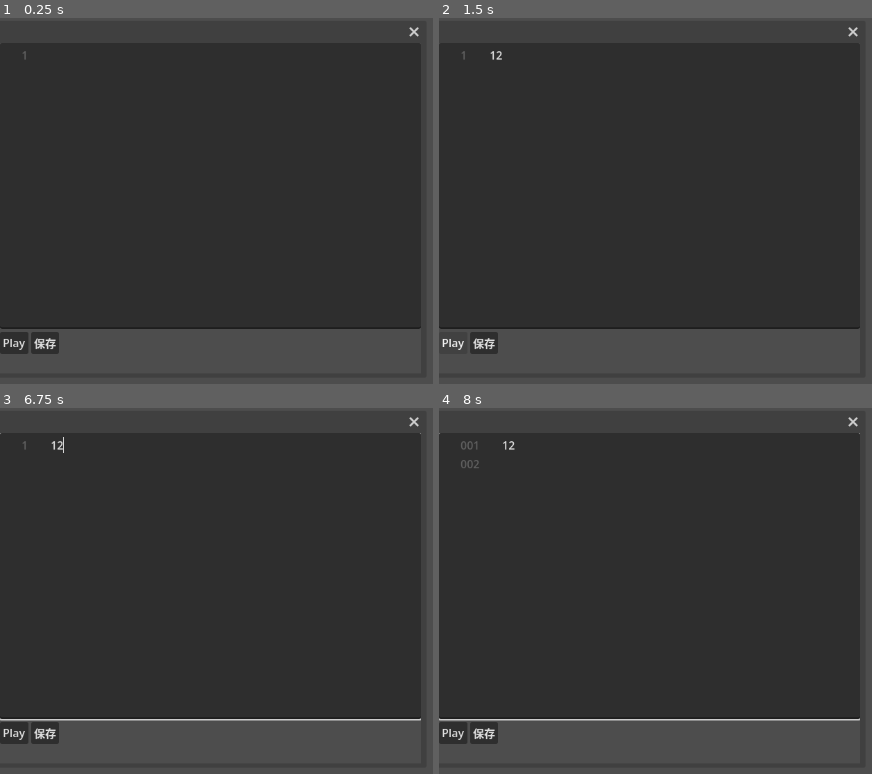
Above: before the commit, frames 1-4 (two rows, left to right).
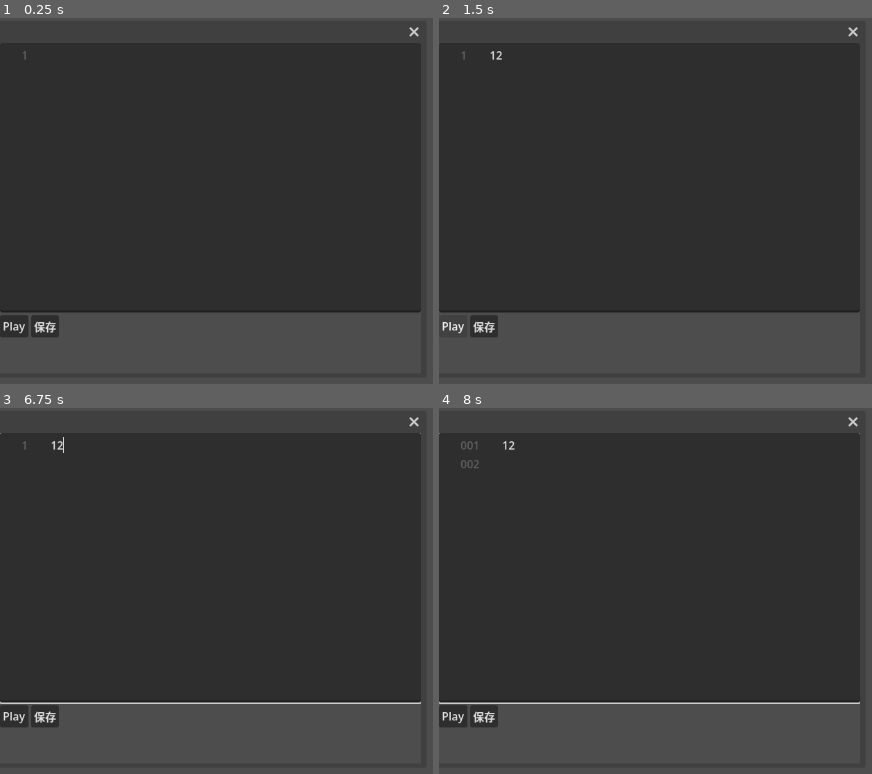
Above: after the commit, the same moments.

Repository: EEEEEEEEthan/BotDefence
Game: Godot game, scene res://BotInspector.tscn
The game is run twice, just before and just after one commit, with the same random seed, the same clock (stepped at 60 frames per second) and the same inputs. This scene is started directly instead of the project's main scene.
Inputs (mouse positions are in pixels of both pictures, inside the frame that each line leads up to):
- Up to frame 1 (0.25 s): no input
- Up to frame 2 (1.5 s): click (651, 186) at 0.52 s; type "12" at 0.6 s; click "Play" at 1.25 s
- Up to frame 3 (6.75 s): click "Play" at 2 s; click "保存" at 2.75 s; click "保存" at 3.5 s; click "Play" at 4.25 s; click "保存" at 5 s; tap Enter at 5.75 s; move the mouse to (outside the picture) at 5.77 s; click (outside the picture) at 5.92 s; tap Space at 6.5 s; move the mouse to (238, 653) at 6.52 s; click (238, 653) at 6.67 s
- Up to frame 4 (8 s): tap Enter at 7.25 s; move the mouse to (outside the picture) at 7.27 s; click (outside the picture) at 7.42 s

The runs differ from the first frame. In frame 1, 4.5% of the frame differs, in the area x 0-98%, y 80-92%; in frame 2, 4.3%; in frame 3, 5.2%; in frame 4, 5.2%.
Error in both runs: Invalid access to property or key 'code' on a base object of type 'Nil'. (res://BotInspector.gd:21)

Commit message:
BotInspector 支持显示多个语法错误
- ParseErrorCapture 用 errors 数组收集所有错误
- ErrorLabel 多行显示：第N行: 错误信息
- 为每个错误行设置 bookmark 标记
- ErrorLabel 最小高度增至 48 以容纳多行

Made-with: Cursor
Signed-off-by: Cursor <cursor@cursor.com>

Diff:
--- a/BotInspector.gd
+++ b/BotInspector.gd
@@ -47,16 +47,18 @@
 	var result := _check_syntax(code_edit.text)
 	error_label.text = result.message
 	code_edit.clear_bookmarked_lines()
-	var error_line: int = result.line
-	if error_line < 0:
-		error_line = _parse_error_line(result.message)
-	else:
-		error_line -= 1  ## Logger 行号 1-based，CodeEdit 0-based
-	if error_line >= 0 and error_line < code_edit.get_line_count():
-		code_edit.set_line_as_bookmarked(error_line, true)
+	var lines: Array[int] = result.lines
+	if lines.is_empty() and result.message:
+		var parsed_line: int = _parse_error_line(result.message)
+		if parsed_line >= 0:
+			lines.append(parsed_line + 1)  ## 0-based → 1-based 用于 bookmark
+	for line_one_based in lines:
+		var line_index: int = line_one_based - 1
+		if line_index >= 0 and line_index < code_edit.get_line_count():
+			code_edit.set_line_as_bookmarked(line_index, true)
 
 func _check_syntax(source: String) -> Dictionary:
-	var empty := {"message": "", "line": -1}
+	var empty := {"message": "", "lines": []}
 	if source.is_empty():
 		return empty
 	var capture: Logger = null
@@ -72,17 +74,21 @@
 	if err == OK:
 		return empty
 	if err == ERR_PARSE_ERROR:
-		var msg := "语法错误"
-		var err_line := -1
+		var lines: Array[int] = []
+		var msg_parts: Array[String] = []
 		if capture:
-			var cap_msg: String = capture.get("message")
-			var cap_line: int = capture.get("line")
-			if cap_msg:
-				msg = cap_msg
-			if cap_line >= 0:
-				err_line = cap_line
-		return {"message": msg, "line": err_line}
-	return {"message": "加载失败 (错误码 %d)" % err, "line": -1}
+			var cap_errors: Array = capture.get("errors")
+			for err_item in cap_errors:
+				var item_msg: String = err_item.get("message", "")
+				var item_line: int = err_item.get("line", -1)
+				if item_msg:
+					msg_parts.append("第%d行: %s" % [item_line, item_msg] if item_line > 0 else item_msg)
+				if item_line > 0:
+					lines.append(item_line)
+		if msg_parts.is_empty():
+			msg_parts.append("语法错误")
+		return {"message": "\n".join(msg_parts), "lines": lines}
+	return {"message": "加载失败 (错误码 %d)" % err, "lines": []}
 
 func _parse_error_line(msg: String) -> int:
 	var regex := RegEx.new()
--- a/BotInspector.tscn
+++ b/BotInspector.tscn
@@ -52,4 +52,4 @@
 theme_override_constants/line_spacing = 2
 text = ""
 autowrap_mode = 2
-custom_minimum_size = Vector2(0, 24)
+custom_minimum_size = Vector2(0, 48)
--- a/ParseErrorCapture.gd
+++ b/ParseErrorCapture.gd
@@ -1,14 +1,14 @@
 extends Logger
 ## 用于捕获 GDScript 解析错误，供 BotInspector 显示
 ## 仅在 Godot 4.5+ 存在 Logger 时使用
+## errors: Array[Dictionary] 每项 {"message": String, "line": int}
 
-var message: String = ""
-var line: int = -1
+var errors: Array[Dictionary] = []
 var _mutex: Mutex = Mutex.new()
 
 
 func _log_error(_function: String, _file: String, error_line: int, code: String, rationale: String, _editor_notify: bool, _error_type: int, _script_backtraces: Array) -> void:
 	_mutex.lock()
-	message = rationale if rationale else code
-	line = error_line
+	var msg := rationale if rationale else code
+	errors.append({"message": msg, "line": error_line})
 	_mutex.unlock()
